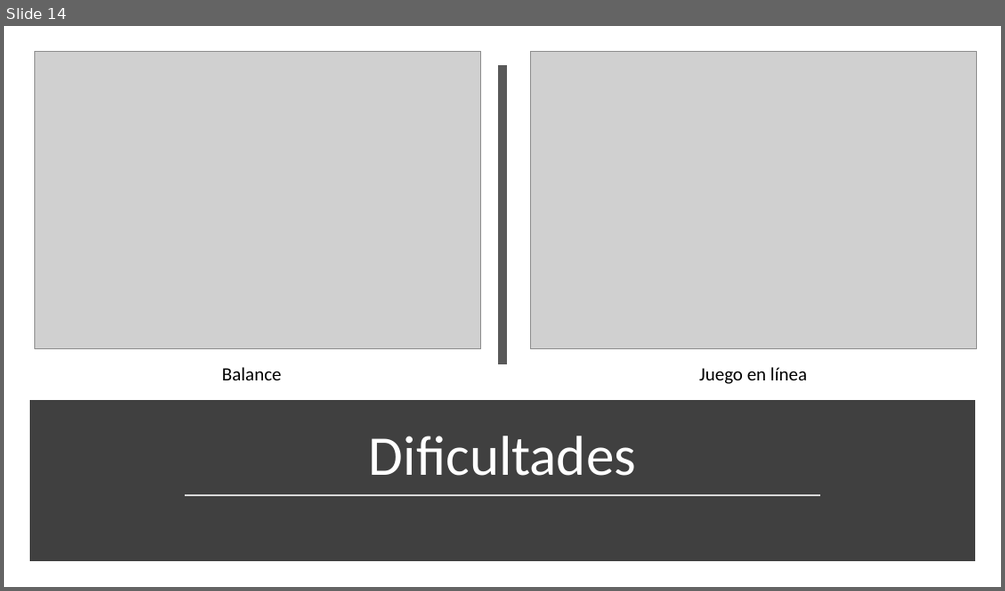
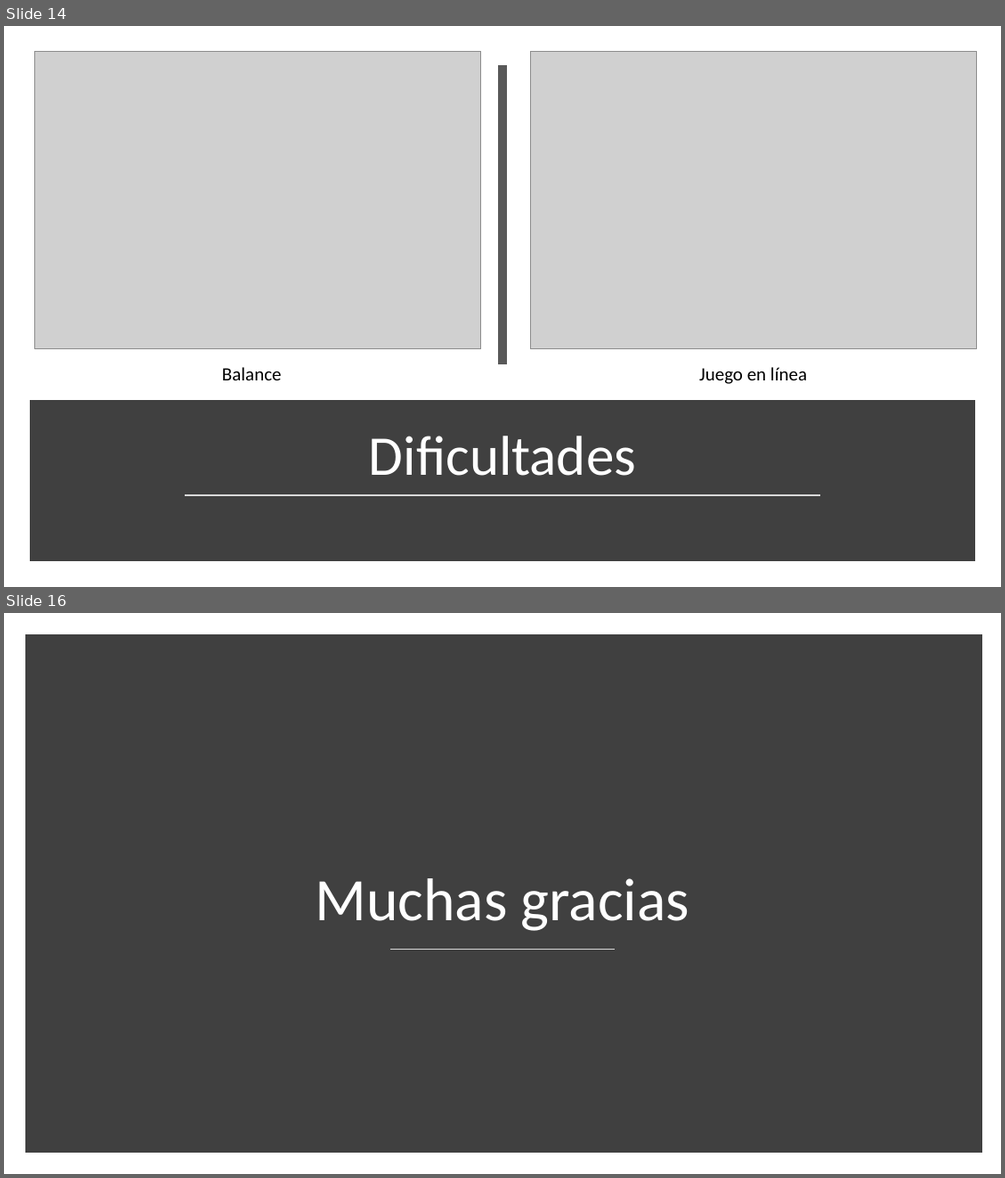
Before and after one commit to danielgsel/shiny-tribble, a slide deck: PresentacionH1/TRIBES.pptx. Shown one above the other, each under a label of ours: slide 14 before the commit, slides 14 and 16 after it; the slides between them are not shown. The pictures are 1005x591 and 1005x1178 pixels, drawn with LibreOffice and Linux fonts; fonts in the diff are those of the drawing; grey boxes stand for pictures. Boxes give left, top, right and bottom in pixels: in the first picture for what was removed or moved away, otherwise in the second. Text is boxed around its words. In the diff, an @@ line names an element or a change of style, - is before the commit and + after.

```diff
--- a/PresentacionH1/TRIBES.pptx
+++ b/PresentacionH1/TRIBES.pptx
@@ slide 16 added at (4,613,1001,1174), background #FFFFFF @@
@@ rectangle added at (30,639,977,1148), fill #404040, outline #404040 10 pt @@
@@ title added at (316,878,689,931), 58 pt, text #FFFFFF @@
+Muchas gracias
@@ line added from (390, 949) to (615, 949), #D9D9D9 1 pt @@
```
Also in this commit, not shown: 2 slides changed, 2 other files.
